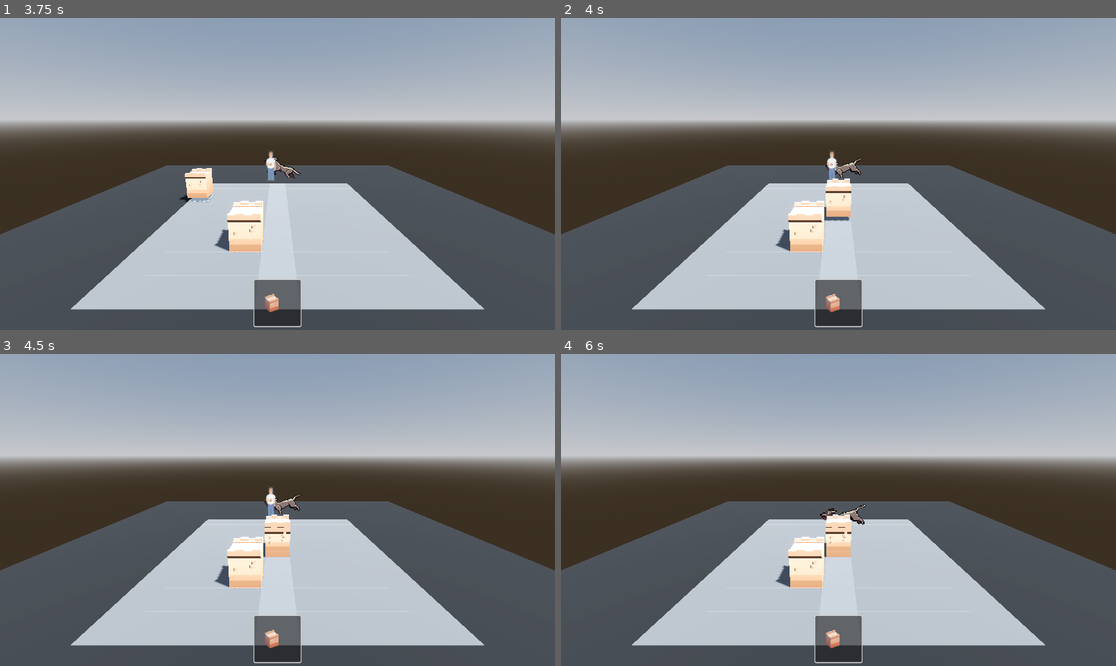
Above: before the commit, frames 1-4 (two rows, left to right).
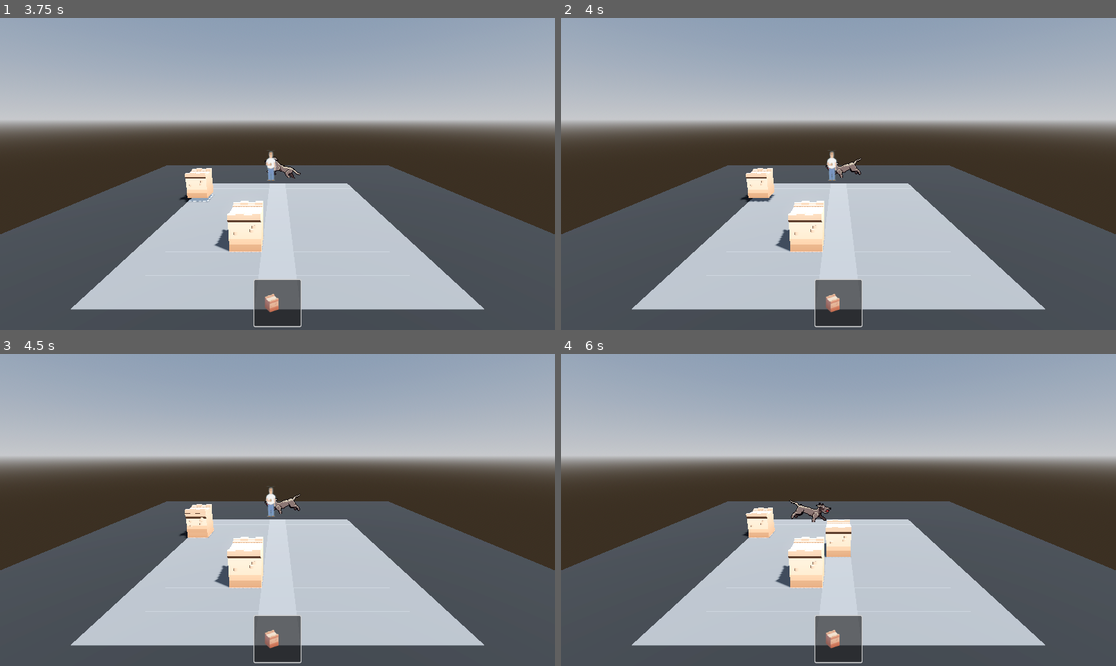
Above: after the commit, the same moments.

Repository: BattuKhann/CatDefense
Game: Godot game, scene res://Scenes/test_scene_sri.tscn
The game is run twice, just before and just after one commit, with the same random seed, the same clock (stepped at 60 frames per second) and the same inputs.
Inputs (mouse positions are in pixels of both pictures, inside the frame that each line leads up to):
- Up to frame 1 (3.75 s): click (277, 301) at 0.5 s; tap Enter (ui_accept) at 1.25, 1.52 s; move the mouse to (399, 158) at 1.27 s; hold Right (ui_right) 1.28-2 s; click (399, 158) at 1.42 s; drag from (166, 189) to (249, 236) at 2.02 s; move the mouse to (333, 105) at 2.77 s; hold Right (ui_right) 2.78-3.5 s; drag from (249, 236) to (111, 127) at 3.52 s
- Up to frame 2 (4 s): no input
- Up to frame 3 (4.5 s): move the mouse to (444, 556) at 4.27 s; hold Left (ui_left) from 4.28 s (still down)
- Up to frame 4 (6 s): tap Enter (ui_accept) at 4.52, 5 s; release Left (ui_left) at 5 s; drag from (672, 463) to (755, 432) at 5.02 s; move the mouse to (866, 510) at 5.77 s; hold Down (ui_down) from 5.78 s (still down); click (866, 510) at 5.92 s

Frame 1 is identical in both runs. In frame 2, 1.1% of the frame differs, in the area x 32-53%, y 48-66%; in frame 3, 1.1%; in frame 4, 1.1%.
Error before the commit: Invalid access to property or key 'tower' on a base object of type 'StaticBody3D'. (res://Scripts/placement_system.gd:77)
Error after the commit: Invalid assignment of property or key 'tower' with value of type 'bool' on a base object of type 'StaticBody3D'. (res://Scripts/placement_system.gd:50)

Commit message:
Fixed Placement

Diff:
--- a/Scripts/placement_system.gd
+++ b/Scripts/placement_system.gd
@@ -72,7 +72,7 @@
 				# Set the new hovered area
 				last_hovered_area = co
 				_highlight(co, true)
-		if placing:
+		if co and co is Area3D and placing:
 			placing.global_position = Vector3(co.global_position.x, 0.2, co.global_position.z)
 			canPlace = !co.tower
 			var mesh: MeshInstance3D = placing.get_child(0)
